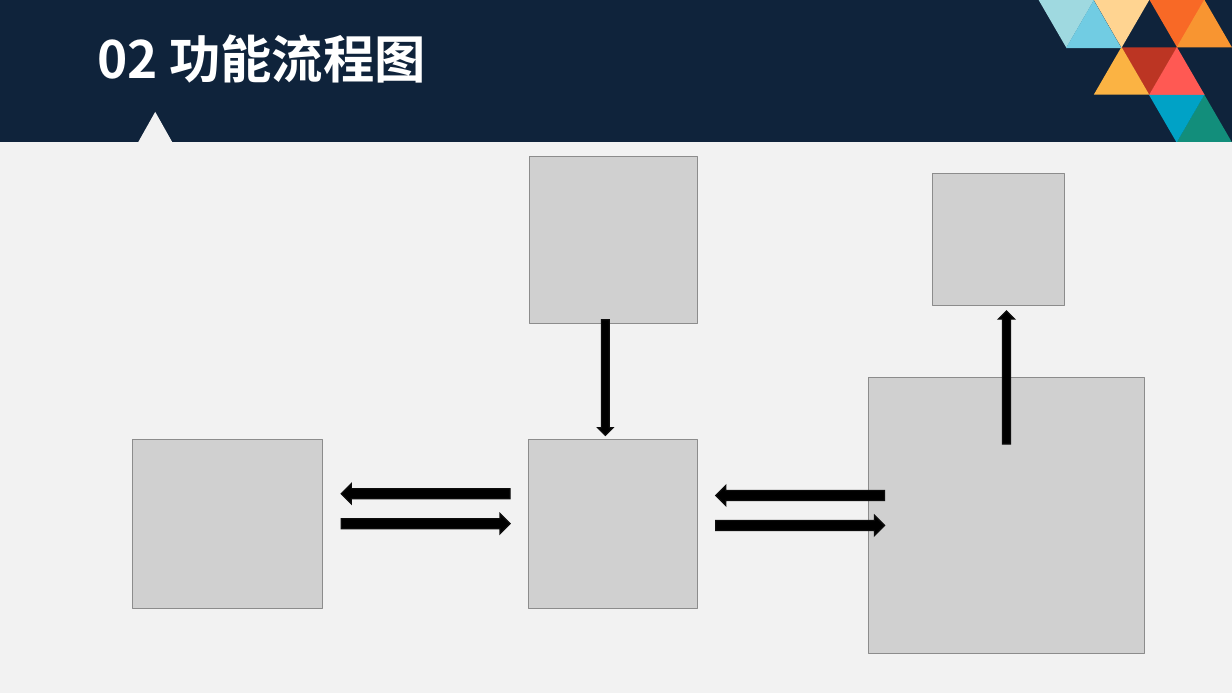
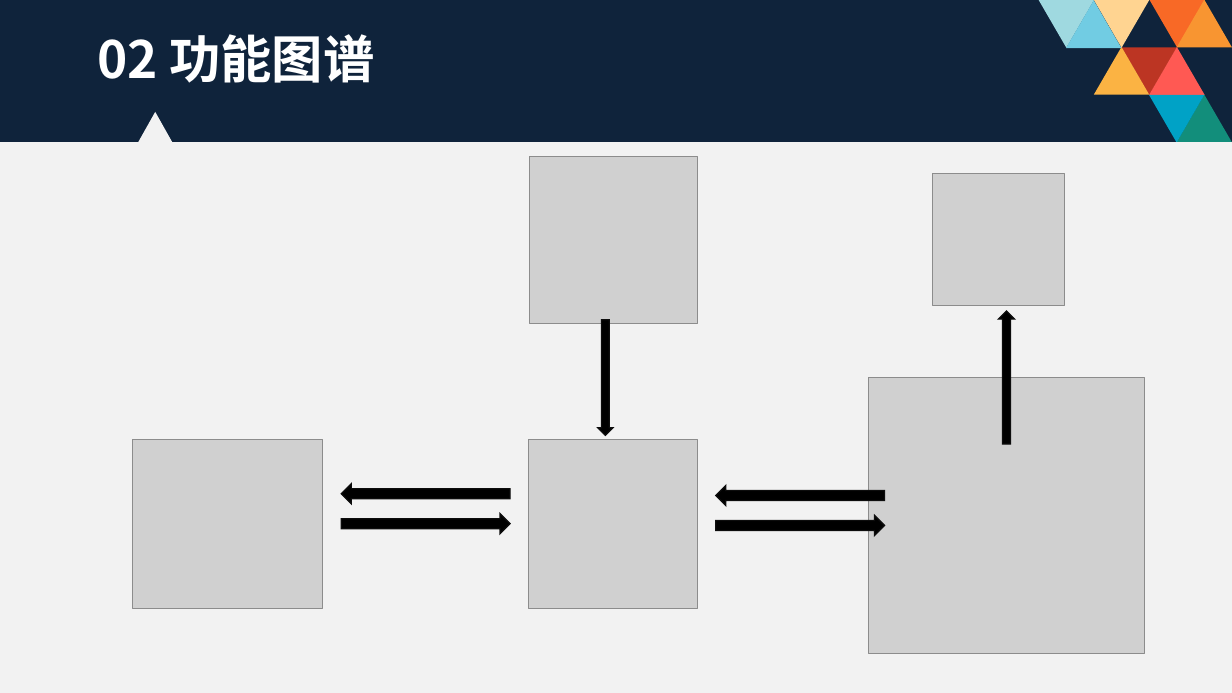
Before and after one commit to reduceme/paper, a slide deck: slide 9 of 毕业答辩PPT.pptx. Drawn at 1232x693 pixels with LibreOffice and Linux fonts; fonts in the diff are those of the drawing; grey boxes stand for pictures; background and template pictures are left out. Boxes give left, top, right and bottom in pixels: in the first picture for what was removed or moved away, otherwise in the second. Text is boxed around its words. In the diff, an @@ line names an element or a change of style, - is before the commit and + after.

```diff
--- a/毕业答辩PPT.pptx
+++ b/毕业答辩PPT.pptx
@@ text at box(97, 34, 374, 83): text changed @@
-02 功能流程图
+02 功能图谱
```
Also in this commit, not shown: 3 other slides changed, 8 slides added.
